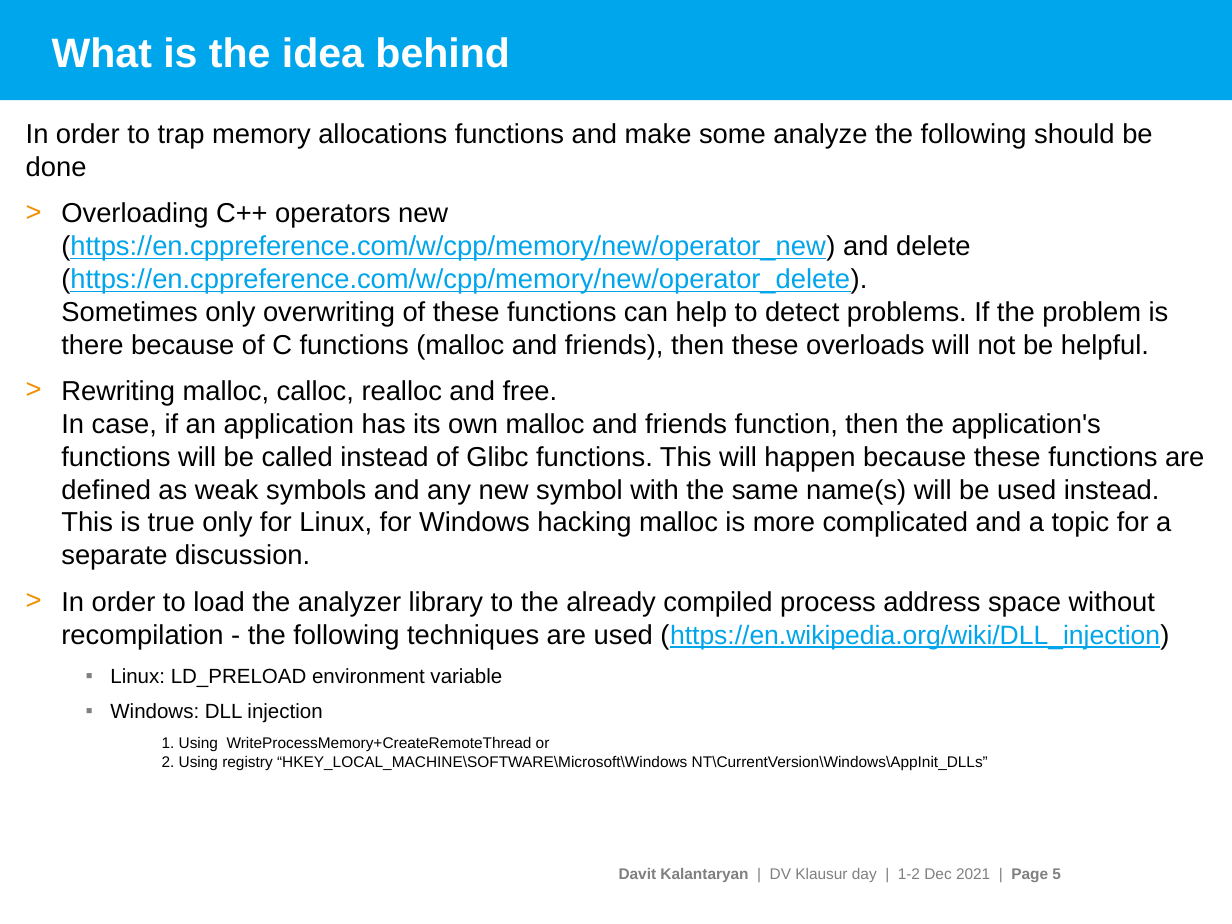
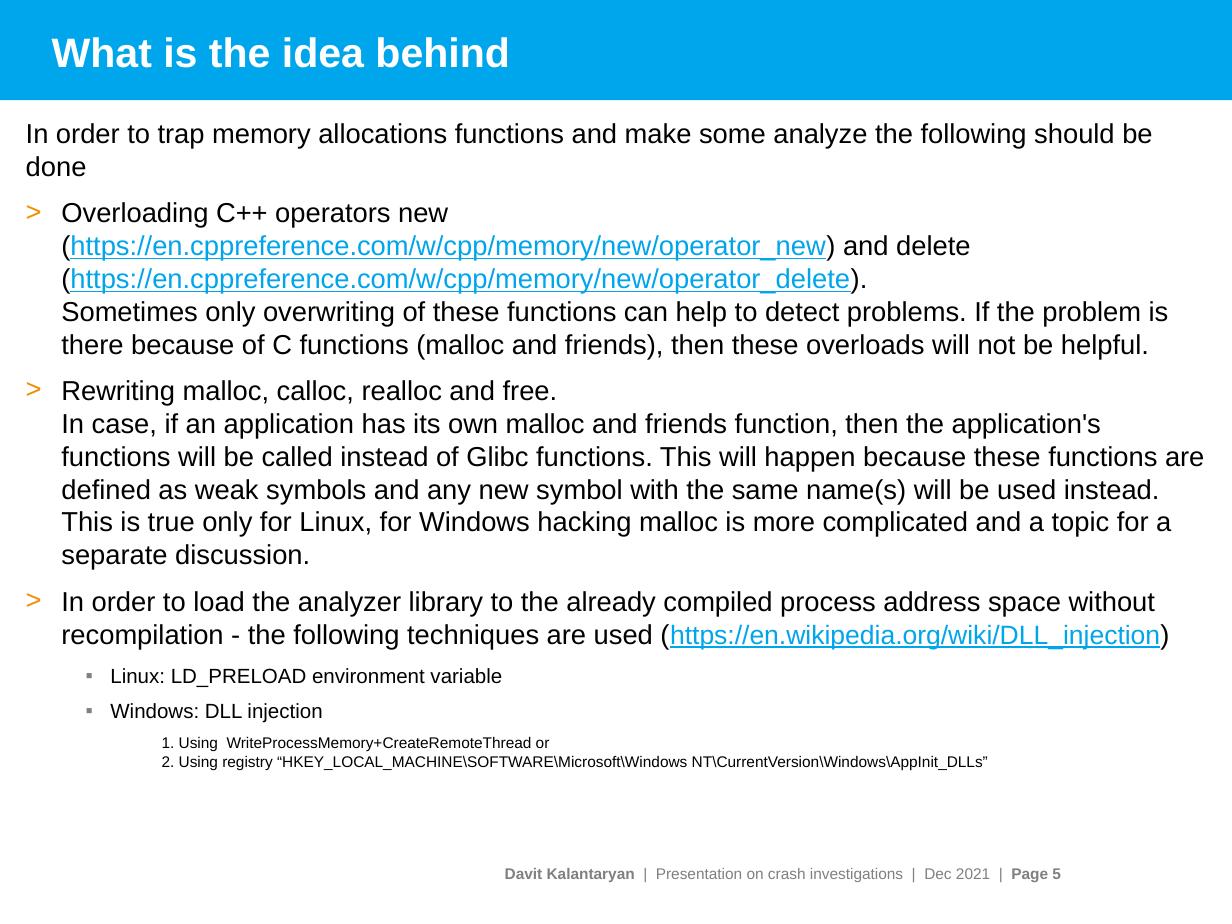
Before and after one commit to davitkalantaryan/old-crash_investigator, a slide deck: slide 5 of docs/crash_investigations.pptx. Drawn at 1232x924 pixels with LibreOffice and Linux fonts; fonts in the diff are those of the drawing; background and template pictures are left out. Boxes give left, top, right and bottom in pixels: in the first picture for what was removed or moved away, otherwise in the second. Text is boxed around its words. In the diff, an @@ line names an element or a change of style, - is before the commit and + after.

```diff
--- a/docs/crash_investigations.pptx
+++ b/docs/crash_investigations.pptx
@@ text at (505, 868, 1061, 882): text changed @@
-Davit Kalantaryan | DV Klausur day | 1-2 Dec 2021 | Page 5
+Davit Kalantaryan | Presentation on crash investigations | Dec 2021 | Page 5
```
Also in this commit, not shown: 4 other slides changed, 3 other files.
